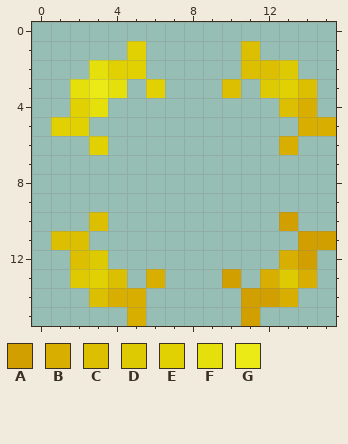
Pixel-art sprite, stored at src/main/resources/assets/integrateddynamics/textures/valuetypes/long.png. Above: the version before the commit.
The file is 16x16 pixels. Colours within 5 levels of each other are drawn and written as one.
Palette (. is transparent): A #d29f00  B #d8af00  C #dbbf00  D #deca03  E #e1d102  F #e5e00c  G #ebea17
Pixels before, first column x 1:
 1 ....E.....C....
 2 ..FEE.....CCD..
 3 .FGF.E...C.DEC.
 4 .EF.........CB.
 5 EE...........BB
 6 ..E.........B..
 7 ...............
 8 ...............
 9 ...............
10 ..C.........A..
11 CC...........AA
12 .CD.........BA.
13 .DEC.B...A.BDB.
14 ..CBB.....AAB..
15 ....B.....A....
And afterwards:
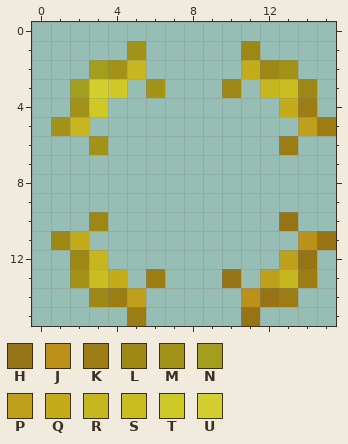
Colours new in this view: H #967315  J #bc911a  K #9c7d15  L #9e8815  M #a29217  N #a49e1f  P #bfa01c  Q #c4ab1b  R #c6b61f  S #cabd21  T #cec927  U #d4cf31
The edit:
Changed rows in their new state; - is an unchanged pixel.
first column x 1:
 1 ----M-----L----
 2 --NMR-----QLM--
 3 -NUT-M---L-RSL-
 4 -MT---------QK-
 5 MR-----------PK
 6 --M---------K--
first column x 1:
10 --L---------H--
11 LQ-----------JH
12 -LR---------PH-
13 -MSQ-K---H-PRK-
14 --LKP-----JHK--
15 ----K-----H----
